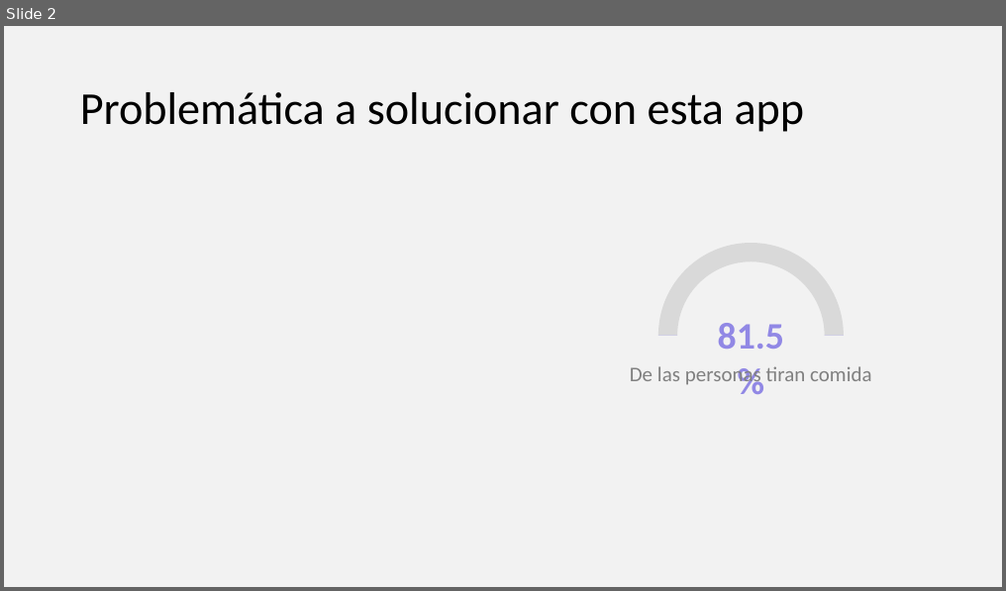
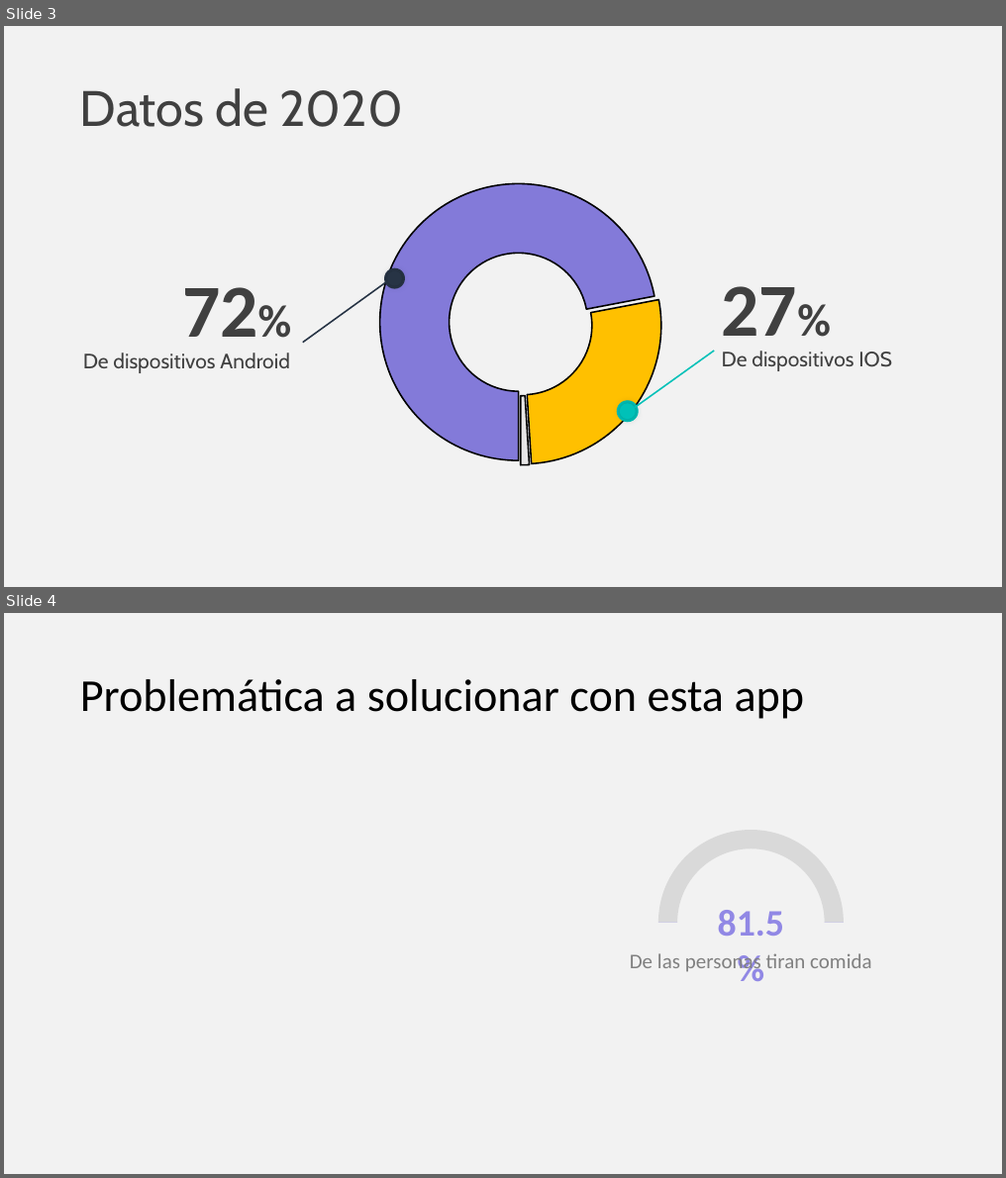
Before and after one commit to AndreaMendez09/TFG_Gestion_Alimentaria_Del_Hogar, a slide deck: Presentacion/Presentación.pptx. Shown one above the other, each under a label of ours: slide 2 before the commit, slides 3 and 4 after it. The pictures are 1006x591 and 1006x1178 pixels, drawn with LibreOffice and Linux fonts; fonts in the diff are those of the drawing. Boxes give left, top, right and bottom in pixels: in the first picture for what was removed or moved away, otherwise in the second. Text is boxed around its words. In the diff, an @@ line names an element or a change of style, - is before the commit and + after.

```diff
--- a/Presentacion/Presentación.pptx
+++ b/Presentacion/Presentación.pptx
@@ slide 3 added at <box>4,26,1002,587</box>, background #F2F2F2 @@
@@ title added at <box>80,88,404,127</box>, 48 pt, text #404040 @@
+Datos de 2020
@@ doughnut chart added at <box>369,172,672,475</box> @@
+categories: 1, 2, 3
+Series 1: 72, 27, 1
@@ rectangle added at <box>943,147,1002,542</box>, fill #F2F2F2 @@
@@ text added at <box>182,287,258,355</box>, 72 pt, text #404040, bold @@
+72%
@@ line added from (387, 281) to (303, 343), #273445 1.5 pt @@
@@ ellipse added at <box>384,269,405,289</box>, fill #273445 @@
@@ ellipse added at <box>387,272,402,286</box>, fill #273445 @@
@@ text added at <box>722,286,798,353</box>, 72 pt, text #404040, bold @@
+27%
@@ line added from (635, 408) to (715, 351), #00C1B8 1.5 pt @@
@@ text added at <box>722,351,892,372</box>, 20 pt, text #404040 @@
+De dispositivos IOS
@@ text added at <box>83,353,290,373</box>, 20 pt, text #404040 @@
+De dispositivos Android
@@ ellipse added at <box>617,401,638,422</box>, fill #00C1B8, outline #00C1B8 1 pt @@
@@ ellipse added at <box>620,404,635,419</box>, fill #00C1B8, outline #00C1B8 1 pt @@
@@ what was slide 2 is now slide 4 @@
```
Also in this commit, not shown: 6 slides changed, 1 other slide added, 7 other files.
